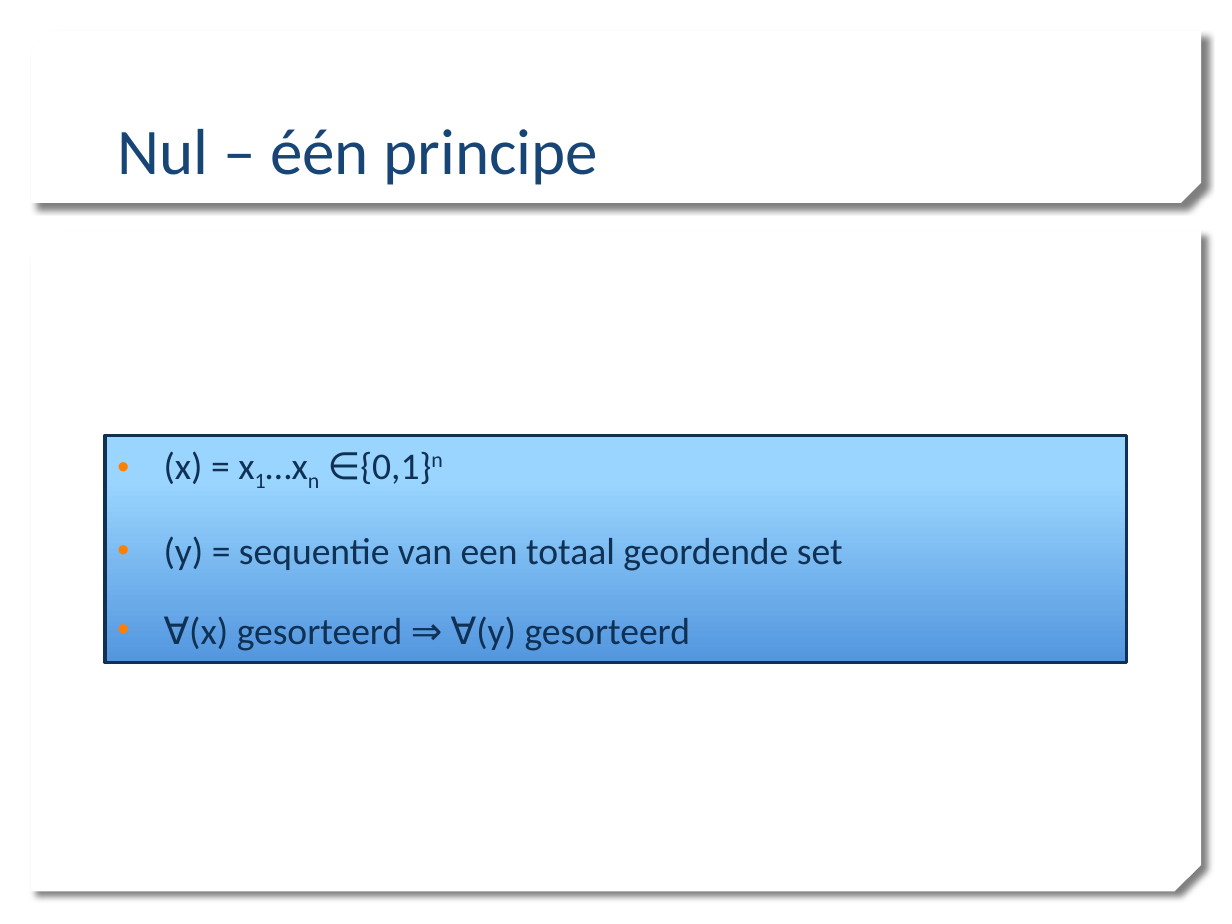
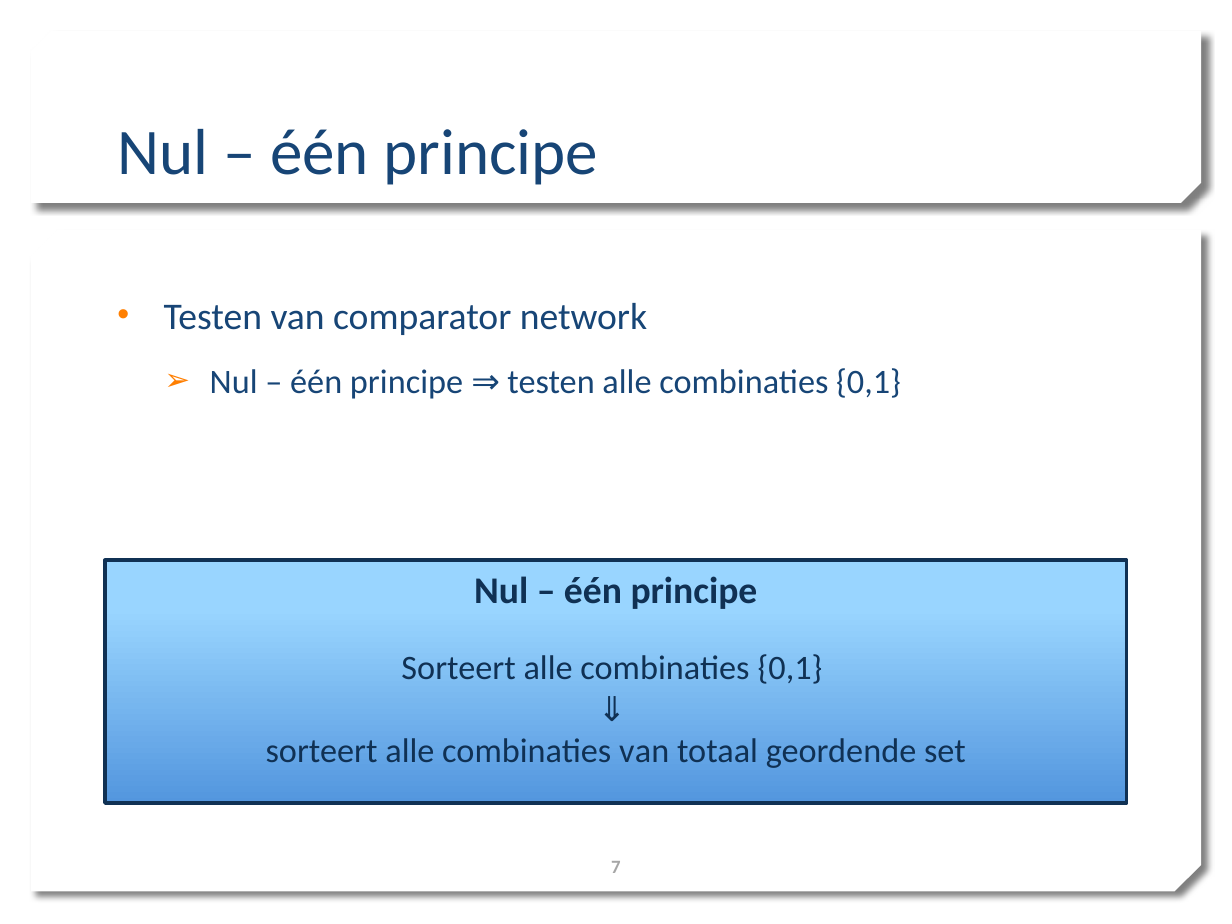
Before and after one commit to mdekempeneer/Research-Optimal-Size-Sorting-Networks, a slide deck: slide 7 of PPP1_WV.pptx (slide 5 before the commit). Drawn at 1232x924 pixels with LibreOffice and Linux fonts; fonts in the diff are those of the drawing; background and template pictures are left out. Boxes give left, top, right and bottom in pixels: in the first picture for what was removed or moved away, otherwise in the second. Text is boxed around its words. In the diff, an @@ line names an element or a change of style, - is before the commit and + after.

```diff
--- a/PPP1_WV.pptx
+++ b/PPP1_WV.pptx
@@ text added at (164,303,901,399), 20 pt, text #174576 @@
+• Testen van comparator network
+  ➢ Nul – één principe ⇒ testen alle combinaties {0,1}
@@ text "Nul – één principe": place and size @@
-text "Nul – één principe" at (105,435,1126,663)
+text "Nul – één principe" at (105,561,1126,803)
@@ text at (266,576,966,768): text changed; size 22 to 20 pt @@
-• (x) = x1…xn ∈{0,1}n
-• (y) = sequentie van een totaal geordende set
-• ∀(x) gesorteerd ⇒ ∀(y) gesorteerd
+Nul – één principe
+  Sorteert alle combinaties {0,1}
+  ⇓
+  sorteert alle combinaties van totaal geordende set
@@ page number added at (611,861,621,873), 11 pt, text #A6A6A6, bold @@
+7
```
Also in this commit, not shown: 16 other slides changed, 4 slides added, 5 slides removed.
